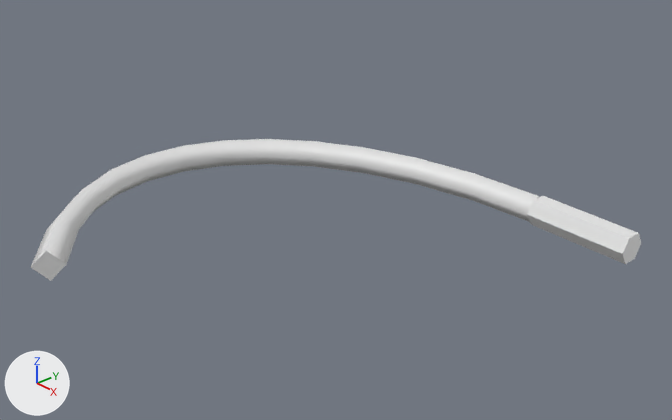
An edit to the Blender file cbartop.blend, drawn before and after from the same camera.
The view is the same before and after, from a 50 mm lens placed at (0.403, -0.654, 0.38), pointed at (-0.151, -0.159, 0.015). Every picture has the same lights, and +X, +Y and +Z are marked at lower left. The picture after the commit comes second.

The older version as bpy lines, for what is in view:
```python
me_cylinder_002 = bpy.data.meshes.new('Cylinder.002')
me_cylinder_002.from_pydata(...)  # a 6-sided cylinder along z spanning x -0.0125..0.0125, y -0.0144..0.0144, z -0.05..0.05
cu_béziercurve = bpy.data.curves.new('BézierCurve', 'CURVE')
cu_béziercurve.dimensions = '3D'
_sp = cu_béziercurve.splines.new('BEZIER'); _sp.bezier_points.add(1)
_sp.bezier_points.foreach_set('co', [-0.3, -0.384, 0.0, -0.0964, 0.0, 0.0])
_sp.bezier_points.foreach_set('handle_left', [-0.12, -0.497, 0.0, -0.396, 0.0, 0.0])
_sp.bezier_points.foreach_set('handle_right', [-0.539, -0.234, 0.0, 0.204, 0.0, 0.0])
for _p, _l, _r in zip(_sp.bezier_points, ['ALIGNED', 'ALIGNED'], ['ALIGNED', 'ALIGNED']): _p.handle_left_type = _l; _p.handle_right_type = _r
_sp.order_u = 0
_sp.order_v = 0
cu_béziercurve.use_path = True
cu_béziercurve.bevel_mode = 'PROFILE'
cu_béziercurve.bevel_profile.use_clip = True
cu_béziercurve.bevel_resolution = 0
cu_béziercurve.bevel_depth = 0.0144
cu_béziercurve.fill_mode = 'FULL'
cu_béziercurve.use_fill_caps = True
ob_béziercurve = bpy.data.objects.new('BézierCurve', cu_béziercurve)
ob_béziercurve.location = (0.0464, 0.0, 0.0)
ob_cylinder = bpy.data.objects.new('Cylinder', me_cylinder_002)
ob_cylinder.location = (0.0, 0.0, 0.0)
ob_cylinder.rotation_euler = (0.0, -1.571, 0.0)  # degrees (0, -90, 0)
```
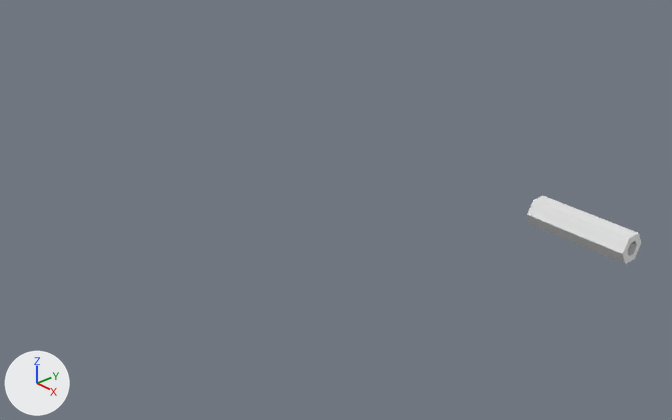
What differs and where, as boxes (x1, y1, x2, y2) in the pictures (672 x 420 px):
'BézierCurve', deleted: before (31, 139, 539, 281)

The change, as a diff of the scene's bpy script:
```diff
--- a/cbartop.blend.py
+++ b/cbartop.blend.py
@@ ob_béziercurve @@
-ob_béziercurve = bpy.data.objects.new('BézierCurve', cu_béziercurve)
-ob_béziercurve.location = (0.0464, 0.0, 0.0)
```
